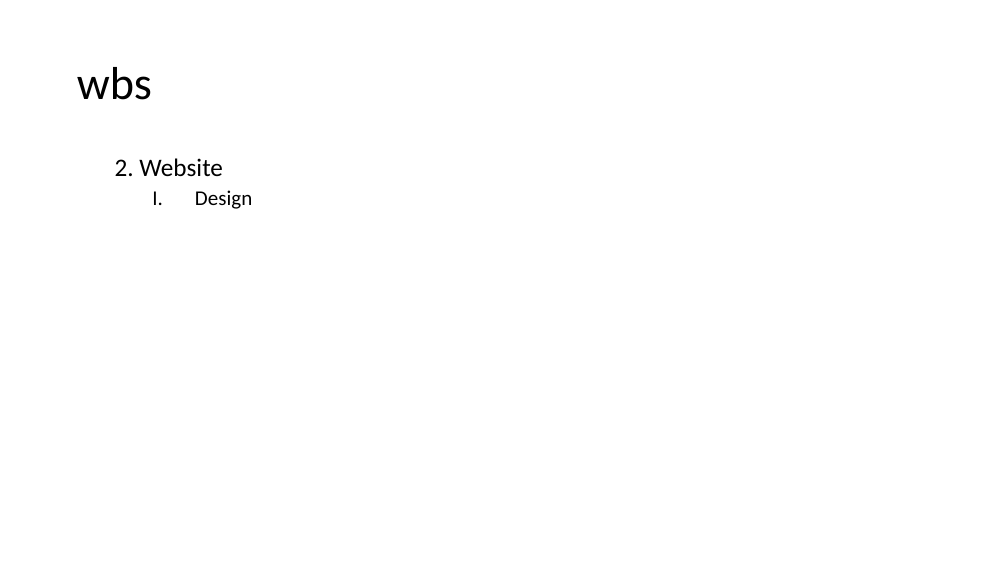
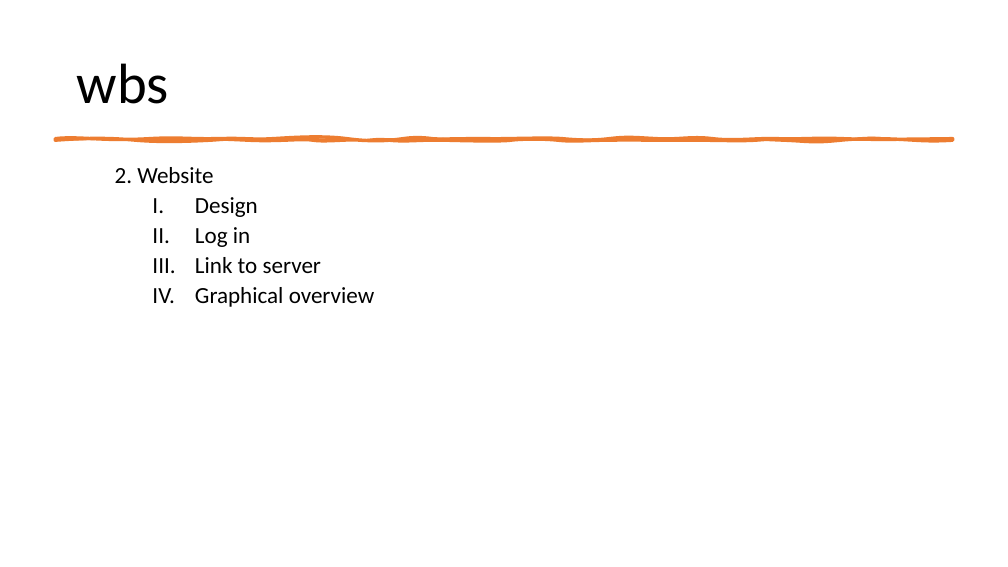
Before and after one commit to nielsver/practice-enterprise, a slide deck: slide 4 of Presentation project.pptx. Drawn at 1008x567 pixels with LibreOffice and Linux fonts; fonts in the diff are those of the drawing. Boxes give left, top, right and bottom in pixels: in the first picture for what was removed or moved away, otherwise in the second. Text is boxed around its words. In the diff, an @@ line names an element or a change of style, - is before the commit and + after.

```diff
--- a/Presentation project.pptx
+++ b/Presentation project.pptx
@@ title "wbs" at [77, 63, 169, 104]: size 44 to 54 pt @@
@@ freeform shape added at [55, 138, 953, 140], fill #ED7D31, outline #ED7D31 3.25 pt @@
@@ text "2. Website": place and size @@
-text "2. Website" at [115, 158, 252, 209]
+text "2. Website" at [115, 167, 374, 307]
@@ text at [115, 167, 258, 217]: size 24 to 22 pt in "2. Website"; size 20 to 22 pt in "Design" @@
@@ text at [195, 227, 374, 307]: paragraphs added @@
+    II. Log in
+    III. Link to server
+    IV. Graphical overview
```
Also in this commit, not shown: 1 other slide changed, 1 slide added.
